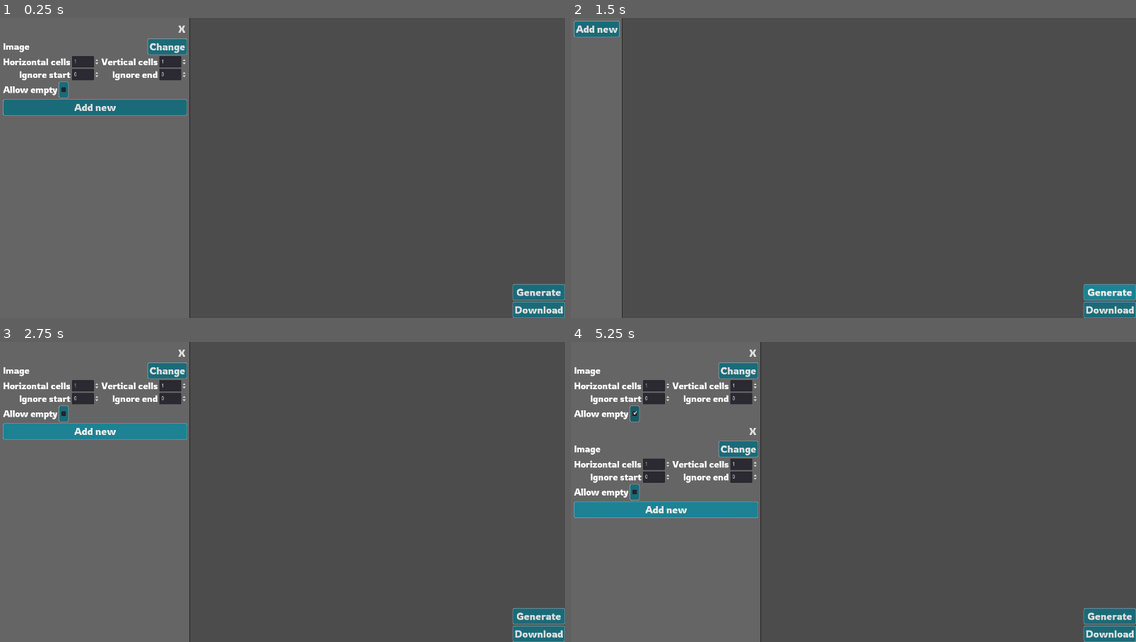
Above: before the commit, frames 1-4 (two rows, left to right).
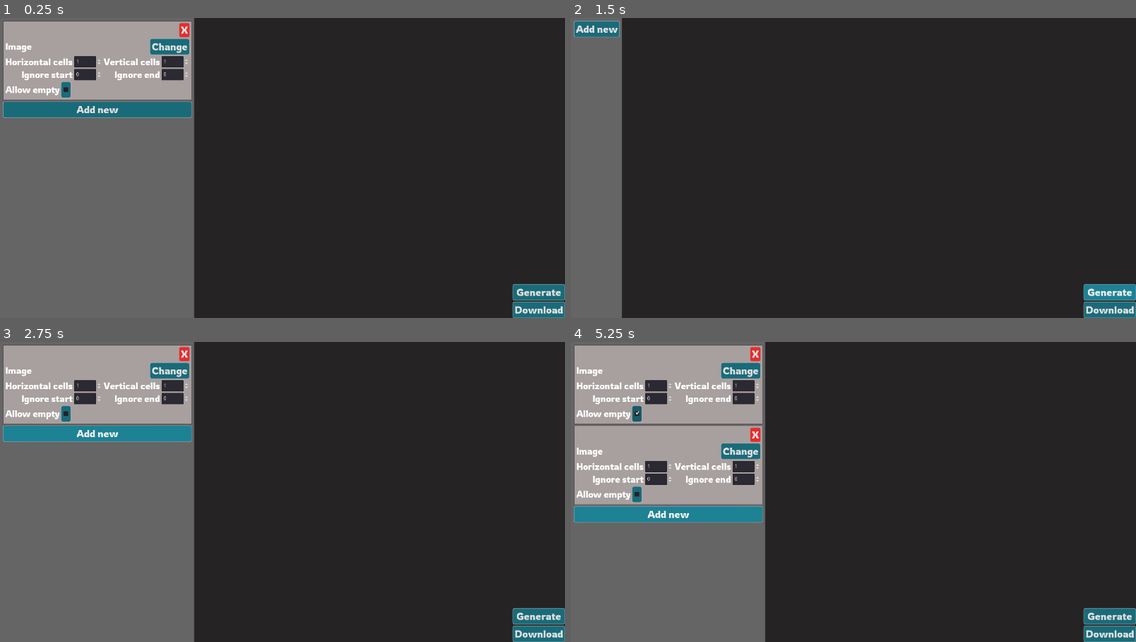
Above: after the commit, the same moments.

Repository: MateuSai/Godot-Random-Character-Generator-Addon
Game: Godot game, scene res://App.tscn
Same seed, same stepped clock (60 frames per second), same inputs: the game is played once before the commit and once after it.
Inputs (mouse positions are in pixels of both pictures, inside the frame that each line leads up to; where the layout moved, square brackets give the same spot in the first picture):
- Up to frame 1 (0.25 s): no input
- Up to frame 2 (1.5 s): click "X" at 0.5 s; click "Generate" at 1.25 s
- Up to frame 3 (2.75 s): click "Add new" at 2 s
- Up to frame 4 (5.25 s): click "Change" at 2.75 s; click (780, 573) at 3.52 s; type "12" at 3.6 s; click (638, 414) [633, 414] at 4.25 s; click "Add new" at 5 s

The runs differ from the first frame. In frame 1, 74% of the frame differs, in the area x 0-100%, y 0-100%; in frame 2, 90%, in the area x 9-100%, y 0-100%; in frame 3, 74%; in frame 4, 82%.

Commit message:
randomize and adjust texture correctly

Diff:
--- a/App.gd
+++ b/App.gd
@@ -8,8 +8,12 @@
 onready var select_path_file_dialog: FileDialog = get_node("SelectPathFileDialog")
 
 
+func _init() -> void:
+	randomize()
+
+
 func _on_AddNewImageButton_pressed() -> void:
-	var new_spritesheet_data_ui: VBoxContainer = SPRITESHEET_DATA_UI_SCENE.instance()
+	var new_spritesheet_data_ui: PanelContainer = SPRITESHEET_DATA_UI_SCENE.instance()
 	spritesheets_container.add_child(new_spritesheet_data_ui)
 	spritesheets_container.move_child(new_spritesheet_data_ui, new_spritesheet_data_ui.get_index() - 1)
 
@@ -17,7 +21,7 @@
 func _on_GenerateButton_pressed() -> void:
 	var character_data: Array = []
 	for child in spritesheets_container.get_children():
-		if child is VBoxContainer:
+		if child is PanelContainer:
 			character_data.append(child.spritesheet_data)
 
 	if character_data.size() > 0:
--- a/App.tscn
+++ b/App.tscn
@@ -106,41 +106,45 @@
 }
 
 [node name="HBoxContainer" type="HBoxContainer" parent="."]
+anchor_right = 1.0
 anchor_bottom = 1.0
-margin_right = 346.0
 __meta__ = {
 "_edit_use_anchors_": false
 }
 
 [node name="PanelContainer" type="PanelContainer" parent="HBoxContainer"]
-margin_right = 505.0
+margin_right = 517.0
 margin_bottom = 800.0
 
 [node name="ScrollContainer" type="ScrollContainer" parent="HBoxContainer/PanelContainer"]
 margin_left = 8.0
 margin_top = 8.0
-margin_right = 497.0
+margin_right = 509.0
 margin_bottom = 792.0
 scroll_horizontal_enabled = false
 
 [node name="SpritesheetsContainer" type="VBoxContainer" parent="HBoxContainer/PanelContainer/ScrollContainer"]
-margin_right = 489.0
-margin_bottom = 252.0
+margin_right = 501.0
+margin_bottom = 264.0
 
 [node name="SpritesheetDataUI" parent="HBoxContainer/PanelContainer/ScrollContainer/SpritesheetsContainer" instance=ExtResource( 1 )]
-margin_right = 489.0
-margin_bottom = 205.0
+anchor_right = 0.0
+anchor_bottom = 0.0
+margin_right = 501.0
+margin_bottom = 217.0
 
 [node name="AddNewImageButton" type="Button" parent="HBoxContainer/PanelContainer/ScrollContainer/SpritesheetsContainer"]
-margin_top = 209.0
-margin_right = 489.0
-margin_bottom = 252.0
+margin_top = 221.0
+margin_right = 501.0
+margin_bottom = 264.0
 text = "Add new"
 
 [node name="GeneratedCharacter" type="TextureRect" parent="HBoxContainer"]
-margin_left = 509.0
-margin_right = 509.0
+margin_left = 521.0
+margin_right = 1500.0
 margin_bottom = 800.0
+size_flags_horizontal = 3
+expand = true
 stretch_mode = 6
 
 [node name="VBoxContainer" type="VBoxContainer" parent="."]
--- a/SpritesheetDataUI.gd
+++ b/SpritesheetDataUI.gd
@@ -1,10 +1,10 @@
-extends VBoxContainer
+extends Container
 
 var spritesheet_data: SpritesheetData = SpritesheetData.new()
 
 onready var app: Control = get_tree().root.get_node("App")
 
-onready var texture_rect: TextureRect = get_node("HBoxContainer/Image/TextureRect")
+onready var texture_rect: TextureRect = get_node("VBoxContainer/HBoxContainer/Image/TextureRect")
 onready var file_dialog: FileDialog = get_node("FileDialog")
 
 
@@ -19,6 +19,8 @@
 		return
 
 	texture_rect.texture = texture
+	var texture_aspect_ratio: float = float(texture.get_width()) / texture.get_height()
+	texture_rect.rect_min_size.y = texture_rect.rect_size.x / texture_aspect_ratio
 	spritesheet_data.texture = texture
 
 
--- a/SpritesheetDataUI.tscn
+++ b/SpritesheetDataUI.tscn
@@ -1,168 +1,225 @@
-[gd_scene load_steps=2 format=2]
+[gd_scene load_steps=6 format=2]
 
 [ext_resource path="res://SpritesheetDataUI.gd" type="Script" id=2]
 
-[node name="SpritesheetDataUI" type="VBoxContainer"]
-margin_right = 1024.0
-margin_bottom = 600.0
+[sub_resource type="StyleBoxFlat" id=1]
+content_margin_left = 6.0
+content_margin_right = 6.0
+content_margin_top = 6.0
+content_margin_bottom = 6.0
+bg_color = Color( 0.662745, 0.627451, 0.627451, 1 )
+border_width_left = 1
+border_width_top = 1
+border_width_right = 1
+border_width_bottom = 1
+border_color = Color( 0, 0, 0, 1 )
+border_blend = true
+
+[sub_resource type="StyleBoxFlat" id=3]
+content_margin_left = 4.0
+content_margin_right = 4.0
+content_margin_top = 2.0
+content_margin_bottom = 2.0
+bg_color = Color( 0.827451, 0.301961, 0.301961, 1 )
+corner_radius_top_left = 5
+corner_radius_top_right = 5
+corner_radius_bottom_right = 5
+corner_radius_bottom_left = 5
+
+[sub_resource type="StyleBoxFlat" id=4]
+content_margin_left = 4.0
+content_margin_right = 4.0
+content_margin_top = 2.0
+content_margin_bottom = 2.0
+bg_color = Color( 0.784314, 0.0784314, 0.0784314, 1 )
+corner_radius_top_left = 5
+corner_radius_top_right = 5
+corner_radius_bottom_right = 5
+corner_radius_bottom_left = 5
+
+[sub_resource type="StyleBoxFlat" id=2]
+content_margin_left = 4.0
+content_margin_right = 4.0
+content_margin_top = 2.0
+content_margin_bottom = 2.0
+bg_color = Color( 0.913725, 0.172549, 0.172549, 1 )
+corner_radius_top_left = 5
+corner_radius_top_right = 5
+corner_radius_bottom_right = 5
+corner_radius_bottom_left = 5
+
+[node name="SpritesheetDataUI" type="PanelContainer"]
+anchor_right = 1.0
+anchor_bottom = 1.0
+custom_styles/panel = SubResource( 1 )
 script = ExtResource( 2 )
+
+[node name="VBoxContainer" type="VBoxContainer" parent="."]
+margin_left = 6.0
+margin_top = 6.0
+margin_right = 1494.0
+margin_bottom = 794.0
 __meta__ = {
 "_edit_use_anchors_": false
 }
 
-[node name="RemoveButton" type="Button" parent="."]
-margin_left = 1004.0
-margin_right = 1024.0
-margin_bottom = 20.0
+[node name="RemoveButton" type="Button" parent="VBoxContainer"]
+margin_left = 1472.0
+margin_right = 1488.0
+margin_bottom = 18.0
 size_flags_horizontal = 8
+custom_styles/hover = SubResource( 3 )
+custom_styles/pressed = SubResource( 4 )
+custom_styles/normal = SubResource( 2 )
 text = "X"
-flat = true
-
-[node name="HBoxContainer" type="HBoxContainer" parent="."]
-margin_top = 24.0
-margin_right = 1024.0
-margin_bottom = 44.0
-
-[node name="Image" type="HBoxContainer" parent="HBoxContainer"]
-margin_right = 1024.0
+
+[node name="HBoxContainer" type="HBoxContainer" parent="VBoxContainer"]
+margin_top = 22.0
+margin_right = 1488.0
+margin_bottom = 42.0
+
+[node name="Image" type="HBoxContainer" parent="VBoxContainer/HBoxContainer"]
+margin_right = 1488.0
 margin_bottom = 20.0
 size_flags_horizontal = 3
+size_flags_vertical = 3
 __meta__ = {
 "_edit_use_anchors_": false
 }
 
-[node name="Label" type="Label" parent="HBoxContainer/Image"]
+[node name="Label" type="Label" parent="VBoxContainer/HBoxContainer/Image"]
 margin_top = 3.0
 margin_right = 40.0
 margin_bottom = 17.0
 text = "Image"
 
-[node name="TextureRect" type="TextureRect" parent="HBoxContainer/Image"]
+[node name="TextureRect" type="TextureRect" parent="VBoxContainer/HBoxContainer/Image"]
 margin_left = 44.0
-margin_right = 532.0
+margin_right = 1426.0
 margin_bottom = 20.0
-size_flags_horizontal = 3
-size_flags_vertical = 3
+size_flags_horizontal = 7
+size_flags_stretch_ratio = 50.0
 expand = true
 stretch_mode = 6
 
-[node name="ChangeImageButton" type="Button" parent="HBoxContainer/Image"]
-margin_left = 966.0
-margin_right = 1024.0
+[node name="ChangeImageButton" type="Button" parent="VBoxContainer/HBoxContainer/Image"]
+margin_left = 1430.0
+margin_right = 1488.0
 margin_bottom = 20.0
 size_flags_horizontal = 10
 size_flags_vertical = 4
 text = "Change"
 
-[node name="GridContainer" type="GridContainer" parent="."]
-margin_top = 48.0
-margin_right = 1024.0
-margin_bottom = 100.0
+[node name="GridContainer" type="GridContainer" parent="VBoxContainer"]
+margin_top = 46.0
+margin_right = 1488.0
+margin_bottom = 98.0
 columns = 2
 
-[node name="HCells" type="HBoxContainer" parent="GridContainer"]
-margin_right = 178.0
-margin_bottom = 24.0
-
-[node name="Label" type="Label" parent="GridContainer/HCells"]
+[node name="HCells" type="HBoxContainer" parent="VBoxContainer/GridContainer"]
+margin_right = 178.0
+margin_bottom = 24.0
+
+[node name="Label" type="Label" parent="VBoxContainer/GridContainer/HCells"]
 margin_top = 5.0
 margin_right = 100.0
 margin_bottom = 19.0
 text = "Horizontal cells"
 
-[node name="SpinBox" type="SpinBox" parent="GridContainer/HCells"]
+[node name="SpinBox" type="SpinBox" parent="VBoxContainer/GridContainer/HCells"]
 margin_left = 104.0
 margin_right = 178.0
 margin_bottom = 24.0
 min_value = 1.0
 value = 1.0
 
-[node name="VCells" type="HBoxContainer" parent="GridContainer"]
+[node name="VCells" type="HBoxContainer" parent="VBoxContainer/GridContainer"]
 margin_left = 182.0
 margin_right = 342.0
 margin_bottom = 24.0
 
-[node name="Label" type="Label" parent="GridContainer/VCells"]
+[node name="Label" type="Label" parent="VBoxContainer/GridContainer/VCells"]
 margin_top = 5.0
 margin_right = 82.0
 margin_bottom = 19.0
 text = "Vertical cells"
 
-[node name="SpinBox" type="SpinBox" parent="GridContainer/VCells"]
+[node name="SpinBox" type="SpinBox" parent="VBoxContainer/GridContainer/VCells"]
 margin_left = 86.0
 margin_right = 160.0
 margin_bottom = 24.0
 min_value = 1.0
 value = 1.0
 
-[node name="IgnoreStart" type="HBoxContainer" parent="GridContainer"]
+[node name="IgnoreStart" type="HBoxContainer" parent="VBoxContainer/GridContainer"]
 margin_top = 28.0
 margin_right = 178.0
 margin_bottom = 52.0
 alignment = 2
 
-[node name="Label" type="Label" parent="GridContainer/IgnoreStart"]
+[node name="Label" type="Label" parent="VBoxContainer/GridContainer/IgnoreStart"]
 margin_left = 26.0
 margin_top = 5.0
 margin_right = 100.0
 margin_bottom = 19.0
 text = "Ignore start"
 
-[node name="SpinBox" type="SpinBox" parent="GridContainer/IgnoreStart"]
+[node name="SpinBox" type="SpinBox" parent="VBoxContainer/GridContainer/IgnoreStart"]
 margin_left = 104.0
 margin_right = 178.0
 margin_bottom = 24.0
 
-[node name="IgnoreEnd" type="HBoxContainer" parent="GridContainer"]
+[node name="IgnoreEnd" type="HBoxContainer" parent="VBoxContainer/GridContainer"]
 margin_left = 182.0
 margin_top = 28.0
 margin_right = 342.0
 margin_bottom = 52.0
 alignment = 2
 
-[node name="Label" type="Label" parent="GridContainer/IgnoreEnd"]
+[node name="Label" type="Label" parent="VBoxContainer/GridContainer/IgnoreEnd"]
 margin_left = 13.0
 margin_top = 5.0
 margin_right = 82.0
 margin_bottom = 19.0
 text = "Ignore end"
 
-[node name="SpinBox" type="SpinBox" parent="GridContainer/IgnoreEnd"]
+[node name="SpinBox" type="SpinBox" parent="VBoxContainer/GridContainer/IgnoreEnd"]
 margin_left = 86.0
 margin_right = 160.0
 margin_bottom = 24.0
 
-[node name="AllowEmpty" type="HBoxContainer" parent="."]
-margin_top = 104.0
-margin_right = 1024.0
-margin_bottom = 128.0
-
-[node name="Label" type="Label" parent="AllowEmpty"]
+[node name="AllowEmpty" type="HBoxContainer" parent="VBoxContainer"]
+margin_top = 102.0
+margin_right = 1488.0
+margin_bottom = 126.0
+
+[node name="Label" type="Label" parent="VBoxContainer/AllowEmpty"]
 margin_top = 5.0
 margin_right = 80.0
 margin_bottom = 19.0
 text = "Allow empty"
 
-[node name="CheckBox" type="CheckBox" parent="AllowEmpty"]
+[node name="CheckBox" type="CheckBox" parent="VBoxContainer/AllowEmpty"]
 margin_left = 84.0
 margin_right = 108.0
 margin_bottom = 24.0
 
 [node name="FileDialog" type="FileDialog" parent="."]
-margin_top = 124.0
-margin_right = 1024.0
-margin_bottom = 254.0
+margin_left = 607.0
+margin_top = 335.0
+margin_right = 892.0
+margin_bottom = 465.0
 window_title = "Open a File"
 mode = 0
 access = 2
 current_dir = "/home/mateus/GameDev/Godot/Godot Random Character Generator Addon"
 current_path = "/home/mateus/GameDev/Godot/Godot Random Character Generator Addon/"
 
-[connection signal="pressed" from="RemoveButton" to="." method="_on_RemoveButton_pressed"]
-[connection signal="pressed" from="HBoxContainer/Image/ChangeImageButton" to="." method="_on_ChangeImageButton_pressed"]
-[connection signal="value_changed" from="GridContainer/HCells/SpinBox" to="." method="_on_HCells_value_changed"]
-[connection signal="value_changed" from="GridContainer/VCells/SpinBox" to="." method="_on_VCells_value_changed"]
-[connection signal="value_changed" from="GridContainer/IgnoreStart/SpinBox" to="." method="_on_IgnoreStart_value_changed"]
-[connection signal="value_changed" from="GridContainer/IgnoreEnd/SpinBox" to="." method="_on_IgnoreEnd_value_changed"]
-[connection signal="toggled" from="AllowEmpty/CheckBox" to="." method="_on_AllowEmpty_toggled"]
+[connection signal="pressed" from="VBoxContainer/RemoveButton" to="." method="_on_RemoveButton_pressed"]
+[connection signal="pressed" from="VBoxContainer/HBoxContainer/Image/ChangeImageButton" to="." method="_on_ChangeImageButton_pressed"]
+[connection signal="value_changed" from="VBoxContainer/GridContainer/HCells/SpinBox" to="." method="_on_HCells_value_changed"]
+[connection signal="value_changed" from="VBoxContainer/GridContainer/VCells/SpinBox" to="." method="_on_VCells_value_changed"]
+[connection signal="value_changed" from="VBoxContainer/GridContainer/IgnoreStart/SpinBox" to="." method="_on_IgnoreStart_value_changed"]
+[connection signal="value_changed" from="VBoxContainer/GridContainer/IgnoreEnd/SpinBox" to="." method="_on_IgnoreEnd_value_changed"]
+[connection signal="toggled" from="VBoxContainer/AllowEmpty/CheckBox" to="." method="_on_AllowEmpty_toggled"]
 [connection signal="file_selected" from="FileDialog" to="." method="_on_FileDialog_file_selected"]
--- a/project.godot
+++ b/project.godot
@@ -47,4 +47,5 @@
 
 [rendering]
 
+environment/default_clear_color=Color( 0.14902, 0.141176, 0.141176, 1 )
 environment/default_environment="res://default_env.tres"
